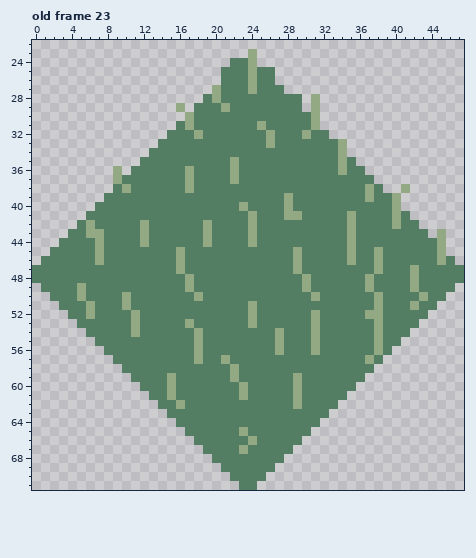
Pixel-art file: bleed-client/asesprite/Tiles-2.aseprite. That is the earlier state.
48x72 pixels, 23 frames. Shown: old frame 23: x 0..47, y 22..71. The commit also changed other frames, which this record leaves out.
The result:
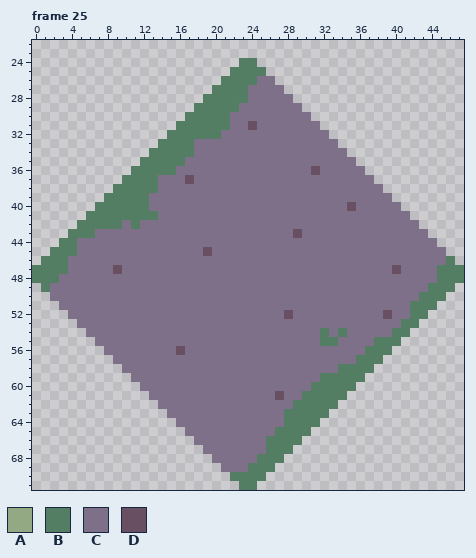
Palette (. is transparent): A #92a984  B #547e64  C #7f708a  D #694f62
A new or re-ordered frame is compared with the old frame closest to it.
Change:
frames 23 -> 25
Changed rows in their new state; - is an unchanged pixel.
Frame 25 is new; against old frame 23, layer "Diffuse":
first column x 2:
23 ----------------------.---------------------
24 --------------------.-B---------------------
25 -------------------.--B-.-------------------
26 ----------------------BCC-------------------
27 ------------------B---CCCC------------------
28 ------------------B---CCCCC.-.--------------
29 --------------.----B-CCCCCCC-.--------------
30 ---------------B----CCCCCCCCC.--------------
31 ---------------B----CCDCCCCCCC--------------
32 ----------------B--CCCCCCCCCCCC-------------
33 ----------------CCCCCCCCCCCCCCCC.-----------
34 ----------------CCCCCCCCCCCCCCCCC-----------
35 ---------------CCCCCCCCCCCCCCCCCCC----------
36 -------.------CCCCCCCCCCCCCCCDCCCCC---------
37 -------.----CCCDCCCCCCCCCCCCCCCCCCCC--------
38 --------B---CCCCCCCCCCCCCCCCCCCCCCCCC--.----
39 -----------CCCCCCCCCCCCCCCCCCCCCCCCCCC.-----
40 -----------CCCCCCCCCCCCCCCCCCCCCCDCCCCC-----
41 ------------CCCCCCCCCCCCCCCCCCCCCCCCCCCC----
42 ----B---C-CCCCCCCCCCCCCCCCCCCCCCCCCCCCCCC---
43 ----BCCCCCCCCCCCCCCCCCCCCCCDCCCCCCCCCCCCCC-.
44 ---CCCCCCCCCCCCCCCCCCCCCCCCCCCCCCCCCCCCCCCC.
45 ---CCCCCCCCCCCCCCDCCCCCCCCCCCCCCCCCCCCCCCCCC
46 --CCCCCCCCCCCCCCCCCCCCCCCCCCCCCCCCCCCCCCCCCC
47 --CCCCCDCCCCCCCCCCCCCCCCCCCCCCCCCCCCCCDCCCC-
48 -CCCCCCCCCCCCCCCCCCCCCCCCCCCCCCCCCCCCCCCCCC-
49 CCCCCCCCCCCCCCCCCCCCCCCCCCCCCCCCCCCCCCCCCC--
50 CCCCCCCCCCCCCCCCCCCCCCCCCCCCCCCCCCCCCCCCCB--
51 -CCCCCCCCCCCCCCCCCCCCCCCCCCCCCCCCCCCCCCCB---
52 --CCCCCCCCCCCCCCCCCCCCCCCCDCCCCCCCCCCDCC----
53 ---CCCCCCCCCCCCCCCCCCCCCCCCCCCCCCCCCCCC-----
54 ----CCCCCCCCCCCCCCCCCCCCCCCCCC-C-CCCCC------
55 -----CCCCCCCCCCCCCCCCCCCCCCCCC--CCCCB-------
56 ------CCCCCCCCDCCCCCCCCCCCCCCCCCCCC-B-------
57 -------CCCCCCCCCCCCCCCCCCCCCCCCCCC-B--------
58 --------CCCCCCCCCCCCCCCCCCCCCCCC------------
59 ---------CCCCCCCCCCCCCCCCCCCCC--------------
60 ----------CCCCCCCCCCCCCCCCCCC---------------
61 -----------CCCCCCCCCCCCCCDCC----------------
62 ------------CCCCCCCCCCCCCCCB----------------
63 -------------CCCCCCCCCCCCC------------------
64 --------------CCCCCCCCCCCC------------------
65 ---------------CCCCCCCCCC-------------------
66 ----------------CCCCCCCC--------------------
67 -----------------CCCCCCC--------------------
68 ------------------CCCCC---------------------
69 -------------------CCC----------------------
Where, in picture pixels (left, top, right, bottom), the same in both pictures:
changed: (50, 49, 446, 472)
